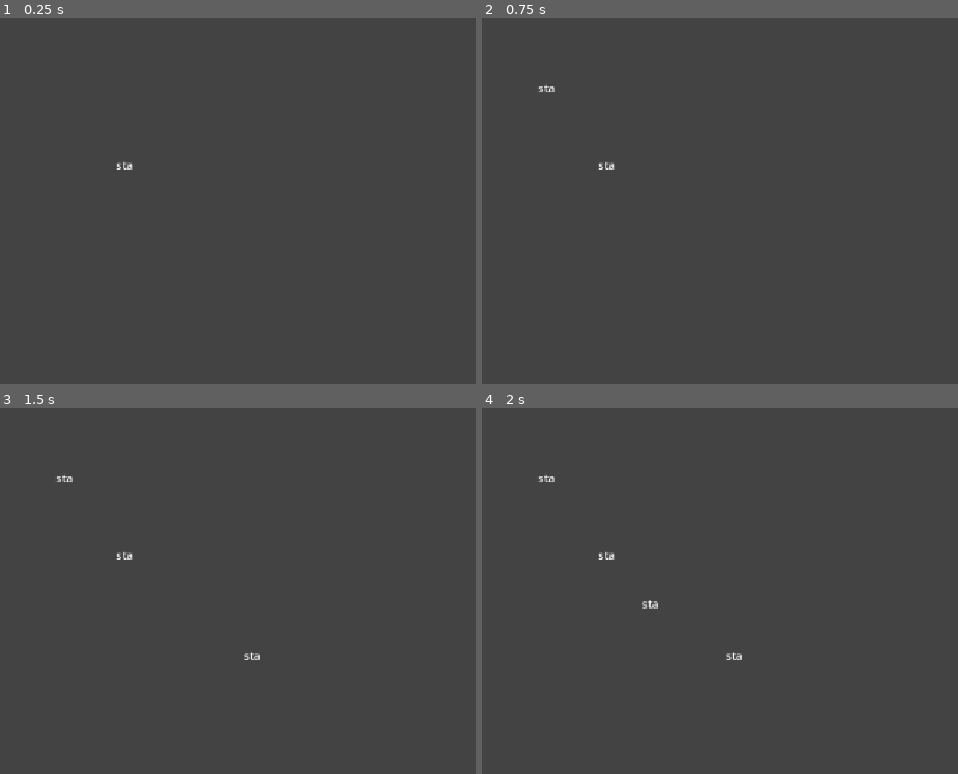
Above: before the commit, frames 1-4 (two rows, left to right).
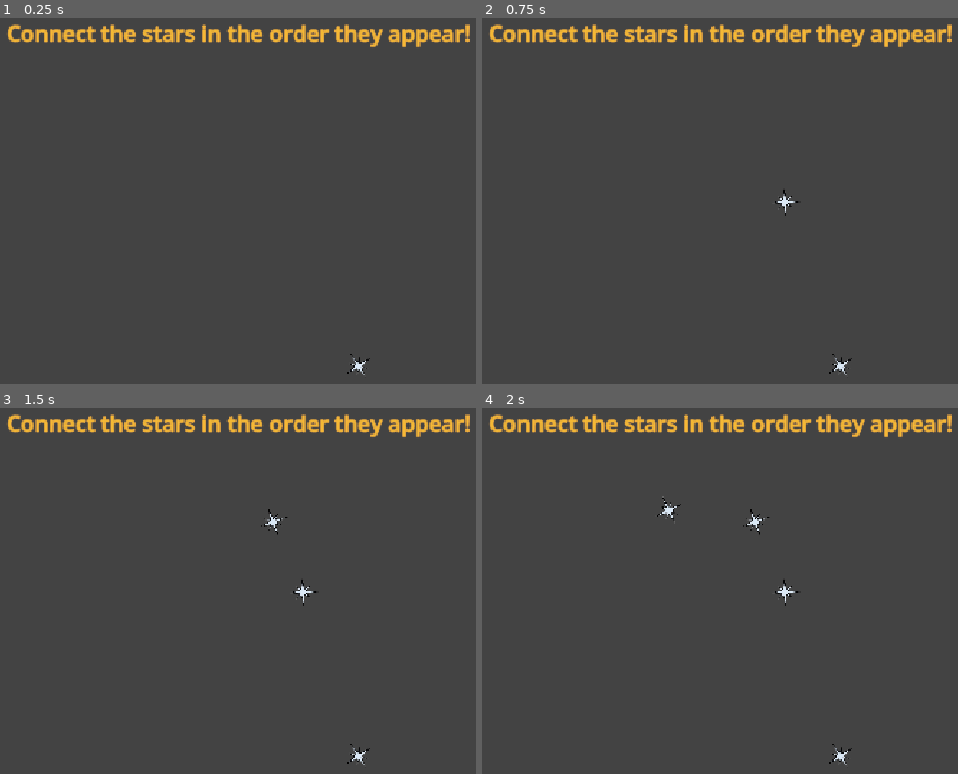
Above: after the commit, the same moments.

Repository: Logabe/fiiiiih
Game: Godot game, scene res://constellation/constellation.tscn
Two runs of this game, one before a commit and one after it. Both use one fixed random seed, a clock stepped at 60 frames per second and the inputs below. The project has no main scene, so this scene is started directly.
Inputs (mouse positions are in pixels of both pictures, inside the frame that each line leads up to):
- Up to frame 1 (0.25 s): no input
- Up to frame 2 (0.75 s): tap Enter at 0.5 s; move the mouse to (605, 164) at 0.52 s
- Up to frame 3 (1.5 s): tap Space at 1.25 s; move the mouse to (61, 477) at 1.27 s
- Up to frame 4 (2 s): no input

The runs differ from the first frame. In frame 1, 2.8% of the frame differs, in the area x 1-99%, y 1-98%; in frame 2, 2.9%; in frame 3, 3.0%; in frame 4, 3.2%.

Commit message:
Add ability for predefined constellations

Diff:
--- a/constellation/constellation.gd
+++ b/constellation/constellation.gd
@@ -1,49 +1,72 @@
-extends Node2D
+extends Control
+# hi this is logan. this code ugly af
 
-@export var delay = .5
+@export var delay = .6
 @onready var reel = $Reel
+@export var patterns: Dictionary[String, Pattern]
 
 var points = [] # All the points, in the order the player must link them
+var stars = []
 var added_counter = 0
 var connected_counter = 0
 
 var center = Vector2(1152, 648) / 2
+var can_draw = false
 
 func _ready() -> void:
-	for i in 5:
-		points.append(Vector2(randf_range(-300, 300), randf_range(-300, 300)) + center)
+	var pattern = patterns["delphinus"]
+	points = pattern.points
+	#for i in 5:
+		#points.append(Vector2(randf_range(-300, 300), randf_range(-300, 300)) + center)
 
 	var tween = create_tween()
 	for point in points:
 		tween.tween_callback(add_point)
 		tween.tween_interval(delay)
 
+	if pattern.last_point != -1:
+		tween.tween_callback(twinkle.bind(pattern.last_point))
+		points.append(points[pattern.last_point])
 	reel.add_point(get_global_mouse_position())
+	await tween.finished
+	can_draw = true
 
 func _process(delta: float) -> void:
-	_set_end_pos(get_global_mouse_position())
+	if can_draw:
+		_set_end_pos(get_global_mouse_position())
 
 func add_point():
 	var star: Area2D = preload("res://constellation/star.tscn").instantiate()
 	star.position = points[added_counter]
 	star.mouse_entered.connect(_mouse_entered.bind(star))
 	add_child(star)
+	stars.append(star)
 	added_counter += 1
 
 func _mouse_entered(node: Area2D):
-	if added_counter != len(points):
+	if !can_draw:
 		return
 
-	var index = points.find(node.position)
+	var index = points.find(node.position, connected_counter)
 	if index == connected_counter:
 		_set_end_pos(node.position)
 
 		reel.add_point(node.position)
 		connected_counter += 1
+
 		if connected_counter >= len(points):
-			queue_free() # uhh u win
-	elif index > connected_counter:
-		get_tree().quit() # crash for now
+			can_draw = false
+	elif connected_counter == -1:
+		reel.default_color = Color.RED
+		can_draw = false
+		_set_end_pos(node.position)
+
+func twinkle(last_point: int):
+	var tween = create_tween()
+	var node = stars[last_point]
+
+	tween.tween_property(node , "scale", Vector2(1.5, 1.5), 0.3)
+	tween.tween_property(node , "scale", Vector2(1, 1), 0.3)
 
 func _set_end_pos(pos: Vector2):
 	reel.set_point_position(reel.get_point_count()-1, pos)
--- a/constellation/constellation.tscn
+++ b/constellation/constellation.tscn
@@ -1,21 +1,56 @@
 [gd_scene format=3 uid="uid://dcp3dem3wpldw"]
 
 [ext_resource type="Script" uid="uid://bh4ywp3rtoent" path="res://constellation/constellation.gd" id="1_4v48o"]
+[ext_resource type="Script" uid="uid://dgxd1fbsca2l5" path="res://constellation/pattern.gd" id="2_kksla"]
+[ext_resource type="Resource" uid="uid://bq304slphbfv0" path="res://constellation/patterns/delphinus.tres" id="3_7v1li"]
 
-[node name="Constellation" type="Node2D" unique_id=1362579977]
+[sub_resource type="LabelSettings" id="LabelSettings_4v48o"]
+font_size = 32
+font_color = Color(0.9607843, 0.7254902, 0.20784314, 1)
+outline_size = 3
+outline_color = Color(0.9607843, 0.6627451, 0.2784314, 1)
+
+[node name="Constellation" type="Control" unique_id=1474401824]
+layout_mode = 3
+anchors_preset = 15
+anchor_right = 1.0
+anchor_bottom = 1.0
+grow_horizontal = 2
+grow_vertical = 2
+mouse_filter = 2
 script = ExtResource("1_4v48o")
+patterns = Dictionary[String, ExtResource("2_kksla")]({
+"delphinus": ExtResource("3_7v1li")
+})
+
+[node name="Reel" type="Line2D" parent="." unique_id=1989771868]
+width = 2.0
+
+[node name="Line2D" type="Line2D" parent="." unique_id=1628883100]
+visible = false
+points = PackedVector2Array(749, 527, 670, 291, 627, 190, 502, 173, 560, 256)
+closed = true
 
 [node name="Backdrop" type="ColorRect" parent="." unique_id=901419387]
 z_index = -1
+layout_mode = 1
 anchors_preset = 15
 anchor_right = 1.0
 anchor_bottom = 1.0
-offset_right = 1152.0
-offset_bottom = 648.0
 grow_horizontal = 2
 grow_vertical = 2
 mouse_filter = 2
 color = Color(0, 0, 0, 0.1254902)
 
-[node name="Reel" type="Line2D" parent="." unique_id=1989771868]
-width = 2.0
+[node name="Label" type="Label" parent="." unique_id=1468269791]
+layout_mode = 1
+anchors_preset = 5
+anchor_left = 0.5
+anchor_right = 0.5
+offset_left = -333.5
+offset_top = 25.0
+offset_right = 333.5
+offset_bottom = 70.0
+grow_horizontal = 2
+text = "Connect the stars in the order they appear!"
+label_settings = SubResource("LabelSettings_4v48o")
--- /dev/null
+++ b/constellation/pattern.gd
@@ -0,0 +1,9 @@
+class_name Pattern
+extends Resource
+
+@export var points: PackedVector2Array
+@export var last_point: int = -1 # -1 -> no end
+
+func _init(p_points = PackedVector2Array(), p_last_point = -1):
+	points = p_points
+	last_point = p_last_point
--- /dev/null
+++ b/constellation/patterns/delphinus.tres
@@ -0,0 +1,9 @@
+[gd_resource type="Resource" script_class="Pattern" format=3 uid="uid://bq304slphbfv0"]
+
+[ext_resource type="Script" uid="uid://dgxd1fbsca2l5" path="res://constellation/pattern.gd" id="1_ekj6o"]
+
+[resource]
+script = ExtResource("1_ekj6o")
+points = PackedVector2Array(749, 527, 670, 291, 627, 190, 502, 173, 560, 256)
+last_point = 1
+metadata/_custom_type_script = "uid://dgxd1fbsca2l5"
--- /dev/null
+++ b/constellation/star.gd
@@ -0,0 +1,6 @@
+extends Area2D
+
+
+# Called when the node enters the scene tree for the first time.
+func _ready() -> void:
+	rotation = randf_range(0, PI * 2)
--- a/constellation/star.tscn
+++ b/constellation/star.tscn
@@ -1,17 +1,18 @@
 [gd_scene format=3 uid="uid://dlsky7o40cn7h"]
+
+[ext_resource type="Texture2D" uid="uid://dx6yquvthre1f" path="res://constellation/star_2.png" id="1_4wts0"]
+[ext_resource type="Script" uid="uid://bukthvcwg3xv" path="res://constellation/star.gd" id="1_qpfl7"]
 
 [sub_resource type="CircleShape2D" id="CircleShape2D_65f5o"]
 radius = 20.0
 
 [node name="Star" type="Area2D" unique_id=365057882]
+script = ExtResource("1_qpfl7")
 
 [node name="CollisionShape2D" type="CollisionShape2D" parent="." unique_id=2143014057]
 shape = SubResource("CircleShape2D_65f5o")
 
-[node name="Label" type="Label" parent="." unique_id=559542312]
-offset_left = -19.0
-offset_top = -13.0
-offset_right = 21.0
-offset_bottom = 10.0
-text = "sta"
-horizontal_alignment = 1
+[node name="Sprite2D" type="Sprite2D" parent="." unique_id=810917984]
+position = Vector2(1, 0)
+scale = Vector2(0.3684211, 0.36842105)
+texture = ExtResource("1_4wts0")
Not shown, added: constellation/pattern.gd.uid
Not shown, added: constellation/star.gd.uid
Binary file added: constellation/star_1.png
Not shown, added: constellation/star_1.png.import
Binary file added: constellation/star_2.png
Not shown, added: constellation/star_2.png.import
Binary file added: constellation/star_3.png
Not shown, added: constellation/star_3.png.import
Binary file added: constellation/star_4.png
Not shown, added: constellation/star_4.png.import
